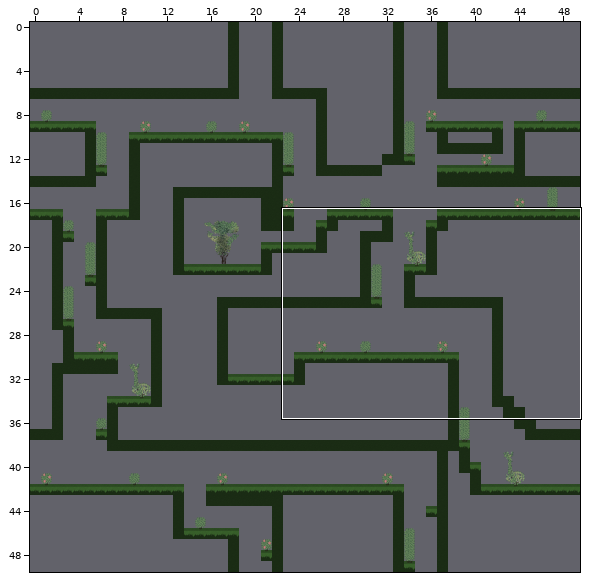
Level history. Tiled map: game/9.tmx. The picture above shows the old version from afar; the outline marks the close-up.
Close-up. Before the commit:
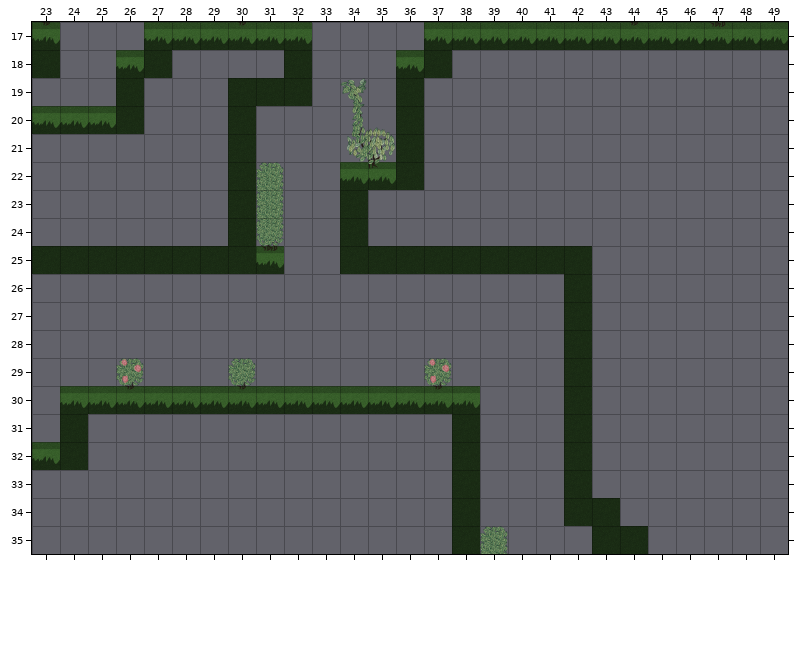
Cells are 128x128 px. Shown: x 23..49, y 17..35. The commit also changed other parts of the map, which this record leaves out.
After:
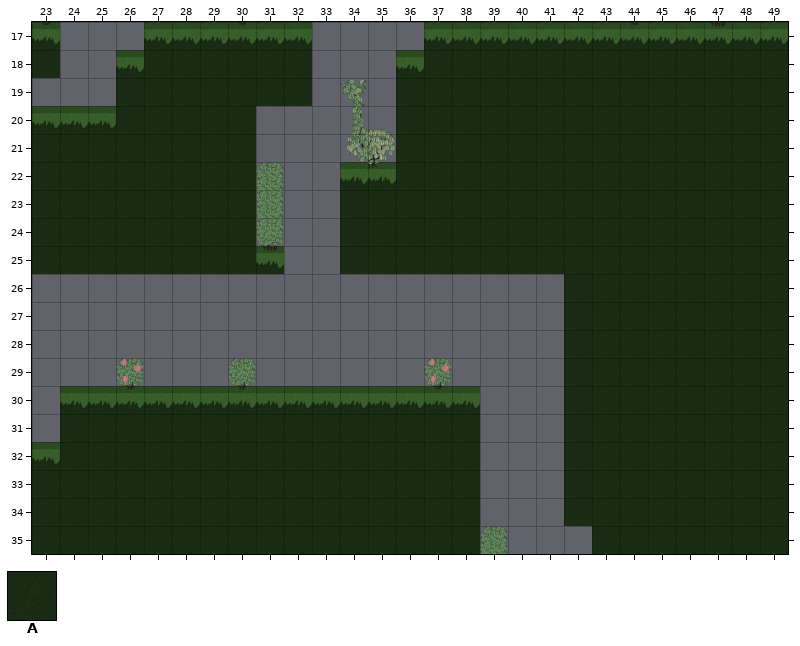
Key: from "default": A 40.
_ is an empty cell.
Difference:
Layer "Tile Layer 2":
y 18: x 28..31 ____ -> AAAA; x 38..49 ____________ -> AAAAAAAAAAAA
y 19..20: x 27..29 ___ -> AAA; x 37..49 _____________ -> AAAAAAAAAAAAA
y 21..22: x 23..29 _______ -> AAAAAAA; x 37..49 _____________ -> AAAAAAAAAAAAA
y 23..24: x 23..29 _______ -> AAAAAAA; x 35..49 _______________ -> AAAAAAAAAAAAAAA
y 25..30: x 43..49 _______ -> AAAAAAA
y 31..32: x 25..37 _____________ -> AAAAAAAAAAAAA; x 43..49 _______ -> AAAAAAA
y 33: x 23..37 _______________ -> AAAAAAAAAAAAAAA; x 43..49 _______ -> AAAAAAA
y 34: x 23..37 _______________ -> AAAAAAAAAAAAAAA; x 44..49 ______ -> AAAAAA
y 35: x 23..37 _______________ -> AAAAAAAAAAAAAAA; x 45..49 _____ -> AAAAA
Pixel boxes of the changes (left, top, right, bottom) in both close-ups:
added: (32, 50, 788, 554)
